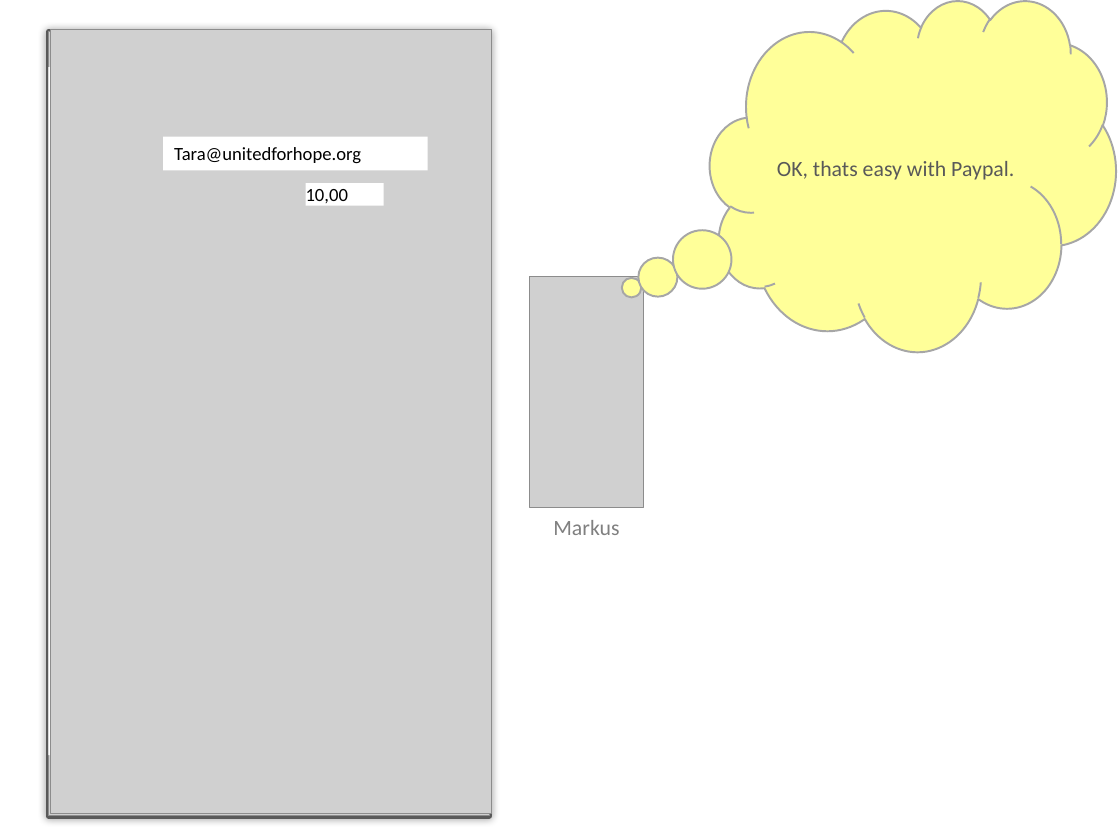
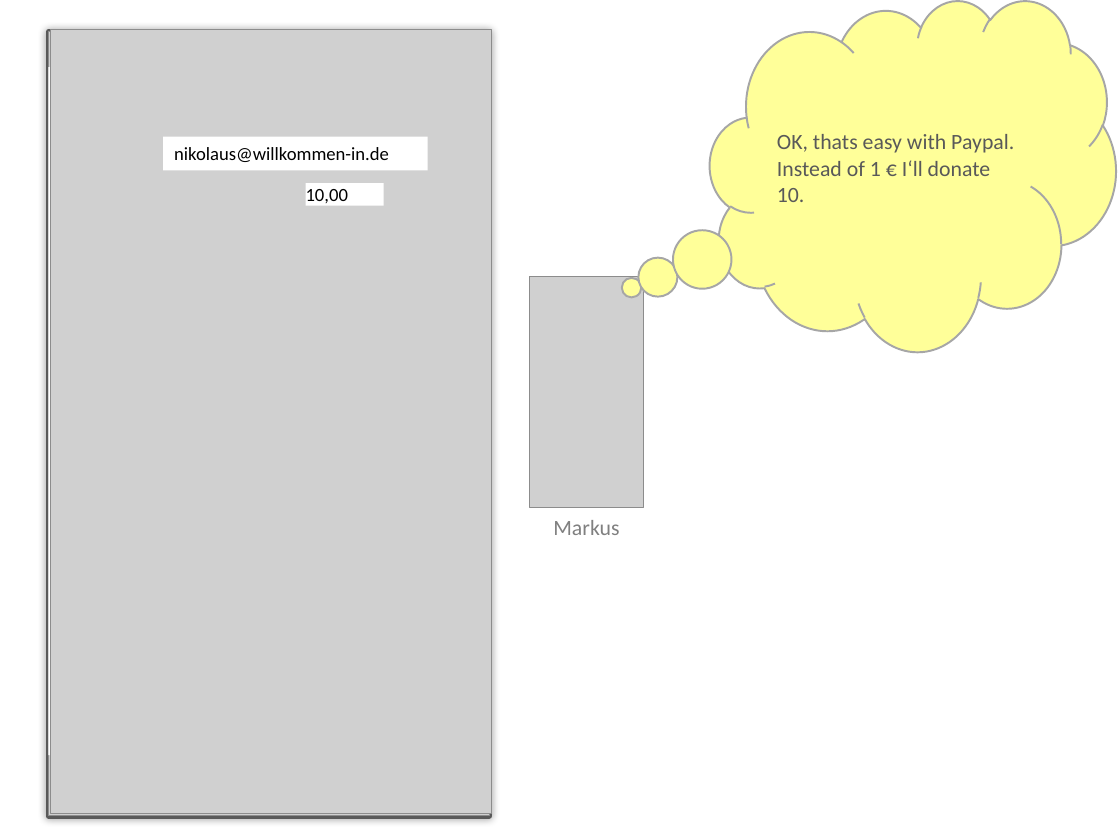
Before and after one commit to MoritzTheile/com.supeyou, a slide deck: slide 17 of com.supeyou.project/doc/SupeYou.scenario.nikolaus.pptx (slide 16 before the commit). Drawn at 1120x840 pixels with LibreOffice and Linux fonts; fonts in the diff are those of the drawing; grey boxes stand for pictures. Boxes give left, top, right and bottom in pixels: in the first picture for what was removed or moved away, otherwise in the second. Text is boxed around its words. In the diff, an @@ line names an element or a change of style, - is before the commit and + after.

```diff
--- a/com.supeyou.project/doc/SupeYou.scenario.nikolaus.pptx
+++ b/com.supeyou.project/doc/SupeYou.scenario.nikolaus.pptx
@@ text in rectangle at [174,147,389,162]: text changed @@
-Tara@unitedforhope.org
+nikolaus@willkommen-in.de
@@ text in thought cloud at [777,134,1014,202]: text changed @@
-OK, thats easy with Paypal.
+OK, thats easy with Paypal. Instead of 1 € I‘ll donate 10.
```
Also in this commit, not shown: 7 other slides changed, 4 slides added, 5 other files.
